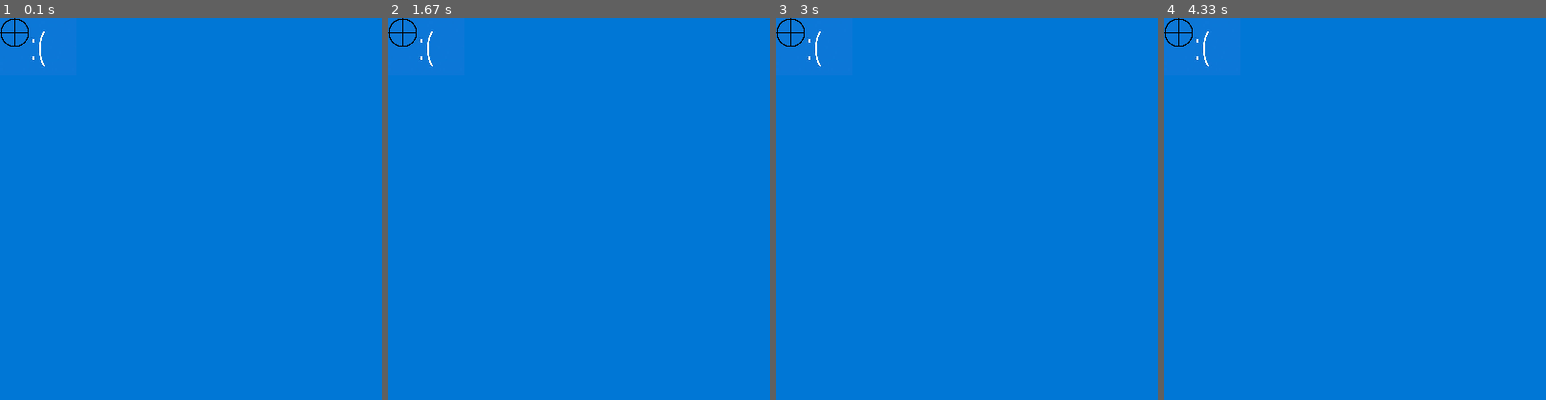
Above: before the commit, frames 1-4 (left to right).
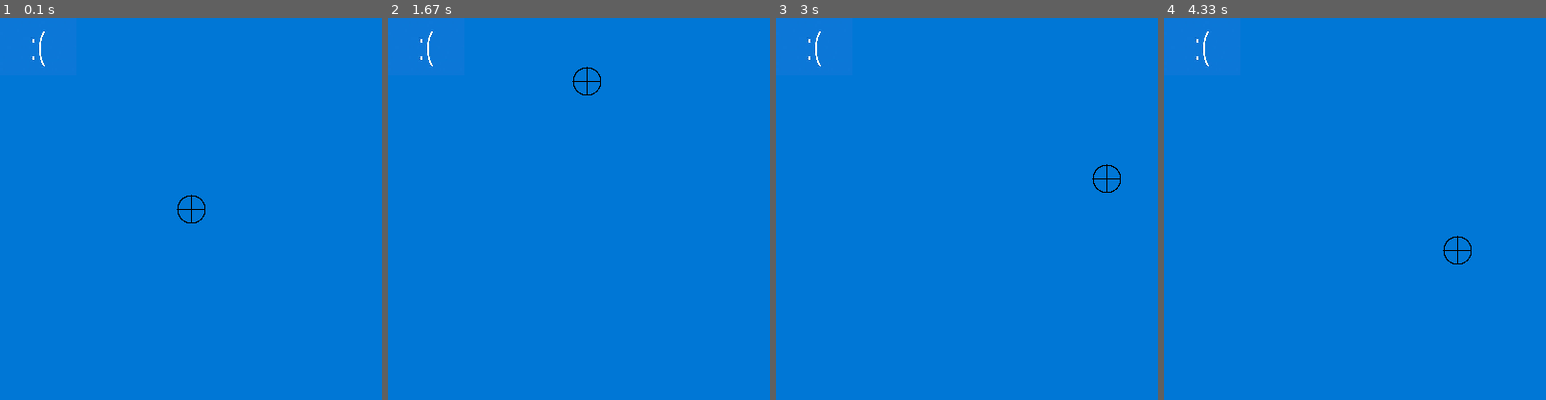
Above: after the commit, the same moments.

Repository: SSSajid777/pygame
Game: pygame game, started from Intro to Pygame.py
Two runs of this game, one before a commit and one after it. Both use one fixed random seed, a clock stepped at 60 frames per second and the inputs below.
Inputs (mouse positions are in pixels of both pictures, inside the frame that each line leads up to):
- Up to frame 1 (0.1 s): no input
- Up to frame 2 (1.67 s): click (563, 224) at 0.38 s; click (487, 212) at 0.72 s; click (632, 75) at 1.05 s; click (586, 79) at 1.38 s
- Up to frame 3 (3 s): click (970, 247) at 1.72 s; click (1066, 270) at 2.05 s; click (1066, 174) at 2.38 s; click (1104, 178) at 2.72 s
- Up to frame 4 (4.33 s): click (1488, 285) at 3.05 s; click (1370, 193) at 3.38 s; click (1270, 140) at 3.72 s; click (1458, 251) at 4.05 s

The runs differ from the first frame. In frame 1, 0.2% of the frame differs, in the area x 0-54%, y 0-54%; in frame 2, 0.2%; in frame 3, 0.2%; in frame 4, 0.2%.

Commit message:
Update Intro to Pygame.py

Diff:
--- a/Intro to Pygame.py
+++ b/Intro to Pygame.py
@@ -18,7 +18,7 @@
 crosshairs=pygame.image.load("crosshair.webp")
 crosshairs= pygame.transform.scale(crosshairs, (30, 30))
 crosshairs_rect= crosshairs.get_rect()
-pos=[0,0]
+pos=[200,200]
 
 #Sets pikachu's speed
 sad_speed=[1,1]
@@ -31,10 +31,18 @@
     for event in pygame.event.get():
         if event.type==pygame.QUIT:
             running=False
+        if event.type==pygame.MOUSEBUTTONDOWN:
+            pos=pygame.mouse.get_pos()
+
+
     screen.fill(background_color)
 
     screen.blit(sad, sad_rect)  #Adds pikachu image to the rectangle
-    screen.blit(crosshairs, pos, crosshairs_rect)
+     #Set the center of the crosshair as pos
+    crosshairs_rect.center=pos
+    screen.blit(crosshairs,crosshairs_rect)
+
+
     """
     sad_rect=sad_rect.move(sad_speed)
 
